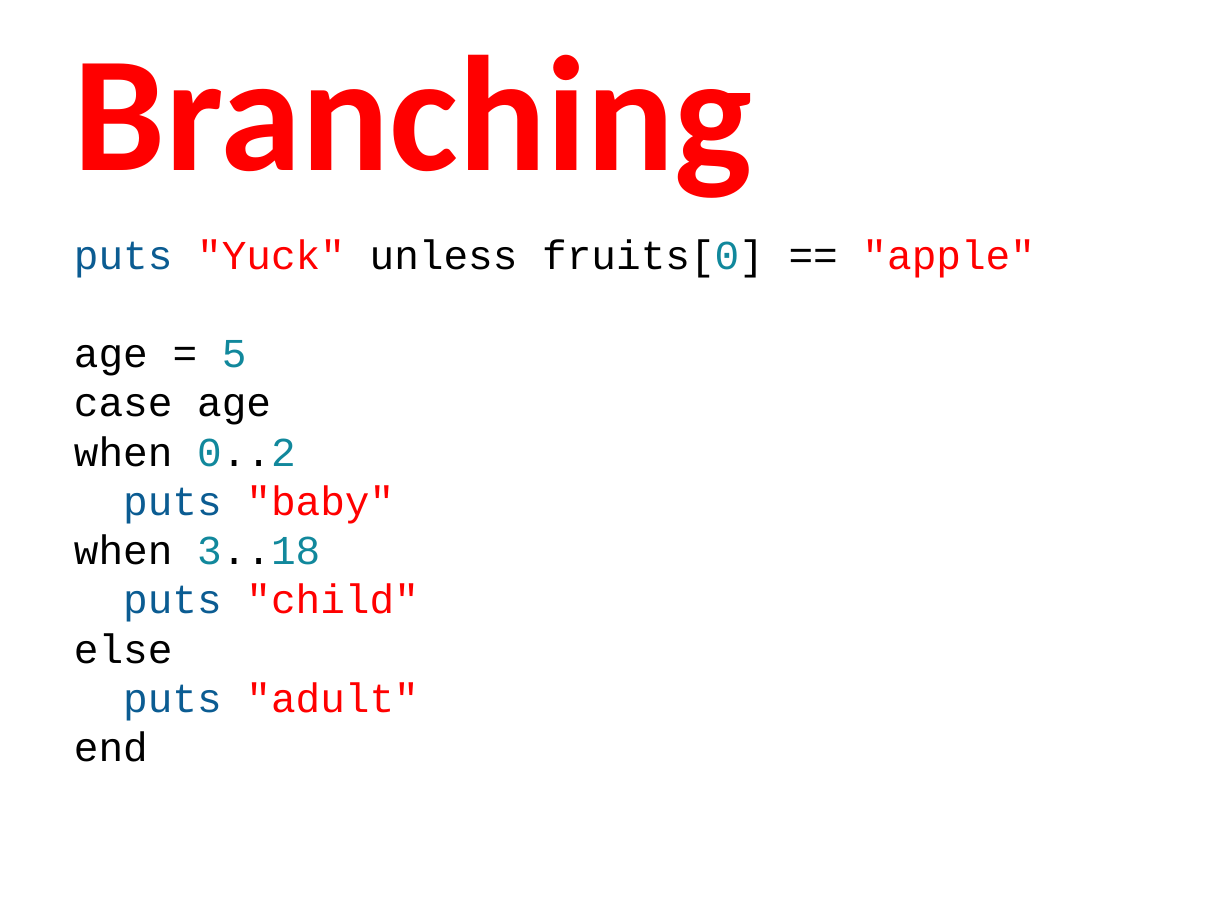
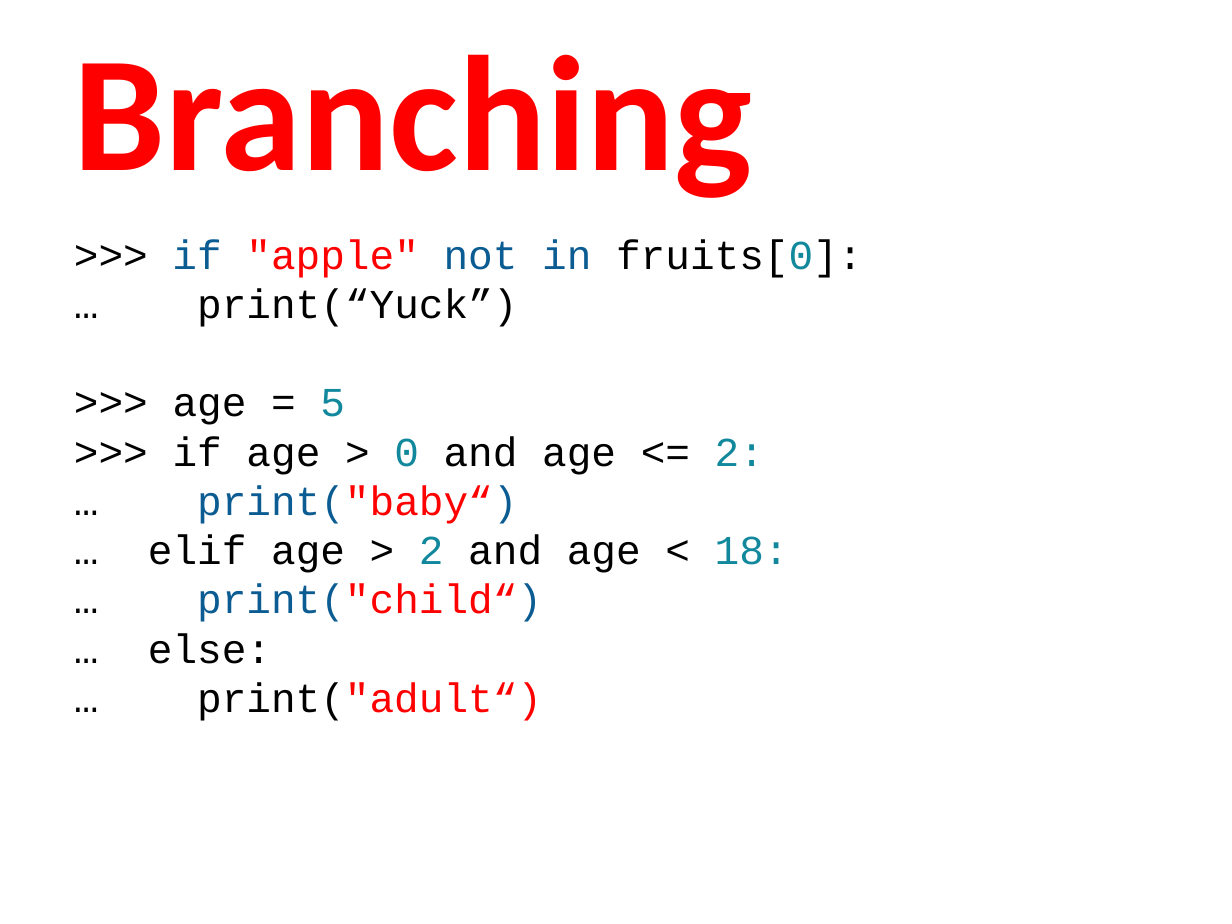
Before and after one commit to humanitiesprogramming/slides, a slide deck: slide 15 of 2017/python/B Done - ish/Python - Programming Concepts II.pptx. Drawn at 1232x924 pixels with LibreOffice and Linux fonts; fonts in the diff are those of the drawing. Boxes give left, top, right and bottom in pixels: in the first picture for what was removed or moved away, otherwise in the second. Text is boxed around its words. In the diff, an @@ line names an element or a change of style, - is before the commit and + after.

```diff
--- a/2017/python/B Done - ish/Python - Programming Concepts II.pptx
+++ b/2017/python/B Done - ish/Python - Programming Concepts II.pptx
@@ text at (x1=148, y1=239, x2=862, y2=721): text changed @@
-puts "Yuck" unless fruits[0] == "apple"
-age = 5
-case age
-when 0..2
-puts "baby"
-when 3..18
-puts "child"
-else
-puts "adult"
-end
+>>> if "apple" not in fruits[0]:
+… print(“Yuck”)
+>>> age = 5
+>>> if age > 0 and age <= 2:
+… print("baby“)
+… elif age > 2 and age < 18:
+… print("child“)
+… else:
+… print("adult“)
```
Also in this commit, not shown: 17 other slides changed, 2 slides removed.
